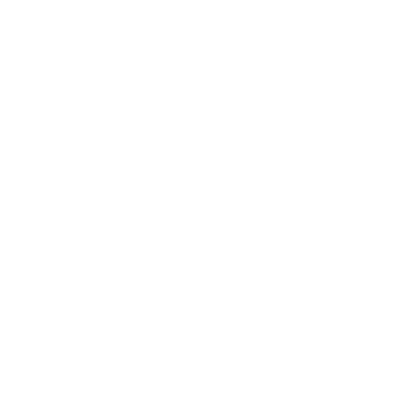
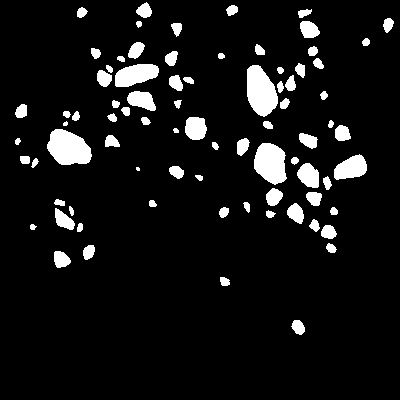
Revision of a layered 400×400 image; what changed, layer by layer:
added layer "ice floes" (1st of 2) above "landfast ice" over (x1=0, y1=0, x2=400, y2=400)
painted on "ice floes" (2nd of 2) over (x1=15, y1=2, x2=394, y2=335)
added layer "Layer 1" above "Background" over (x1=0, y1=0, x2=400, y2=400)
